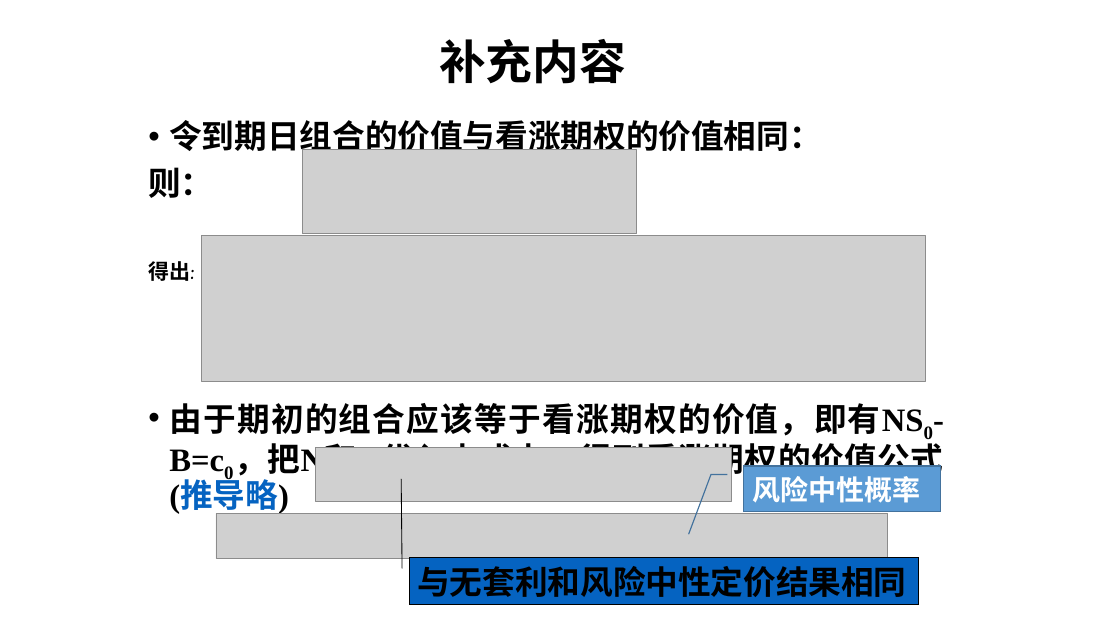
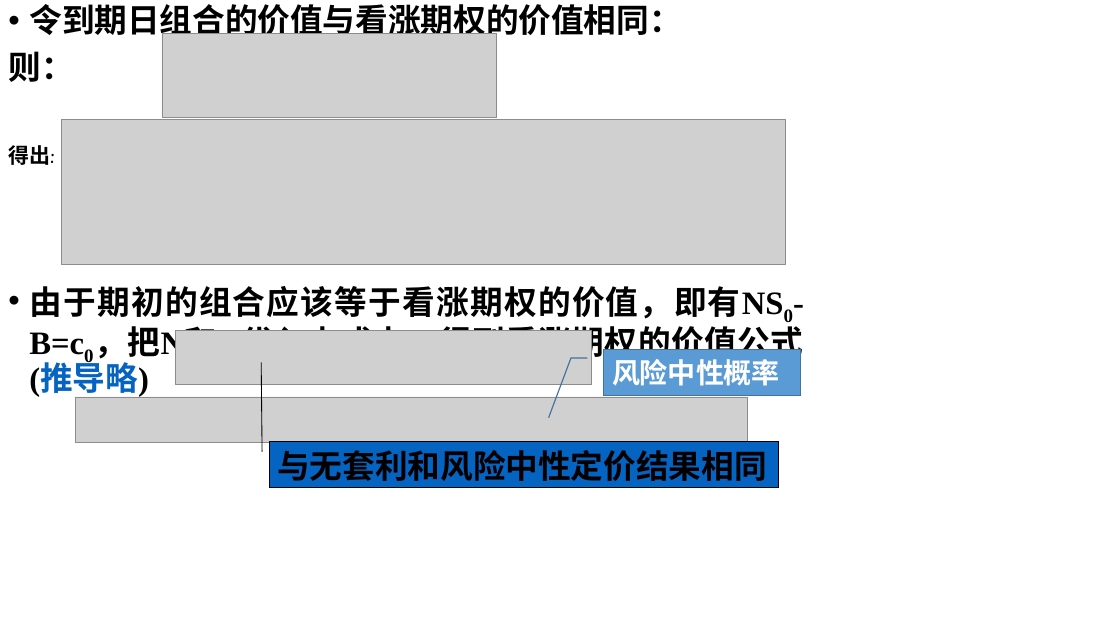
Before and after one commit to yunfengxs/my-Papers, a slide deck: slide 121 of 金工/金工一二三180(124-154不考).pptx. Drawn at 1120x630 pixels with LibreOffice and Linux fonts; fonts in the diff are those of the drawing; grey boxes stand for pictures. Boxes give left, top, right and bottom in pixels: in the first picture for what was removed or moved away, otherwise in the second. Text is boxed around its words. In the diff, an @@ line names an element or a change of style, - is before the commit and + after.

```diff
--- a/金工/金工一二三180(124-154不考).pptx
+++ b/金工/金工一二三180(124-154不考).pptx
@@ picture added at [162,33,497,117] @@
@@ title removed at [439,39,626,84] @@
-补充内容
@@ picture added at [61,119,786,265] @@
@@ picture removed at [302,150,637,234] @@
@@ picture removed at [202,236,926,381] @@
@@ picture added at [176,331,592,385] @@
@@ 2 border callouts, 1 text: place and size @@
-2 border callouts, 1 text at [148,120,943,604]
+2 border callouts, 1 text at [8,4,803,487]
@@ picture added at [76,397,748,443] @@
@@ picture removed at [315,447,732,501] @@
@@ picture removed at [216,513,888,559] @@
```
Also in this commit, not shown: 8 other slides changed, 7 other files.
